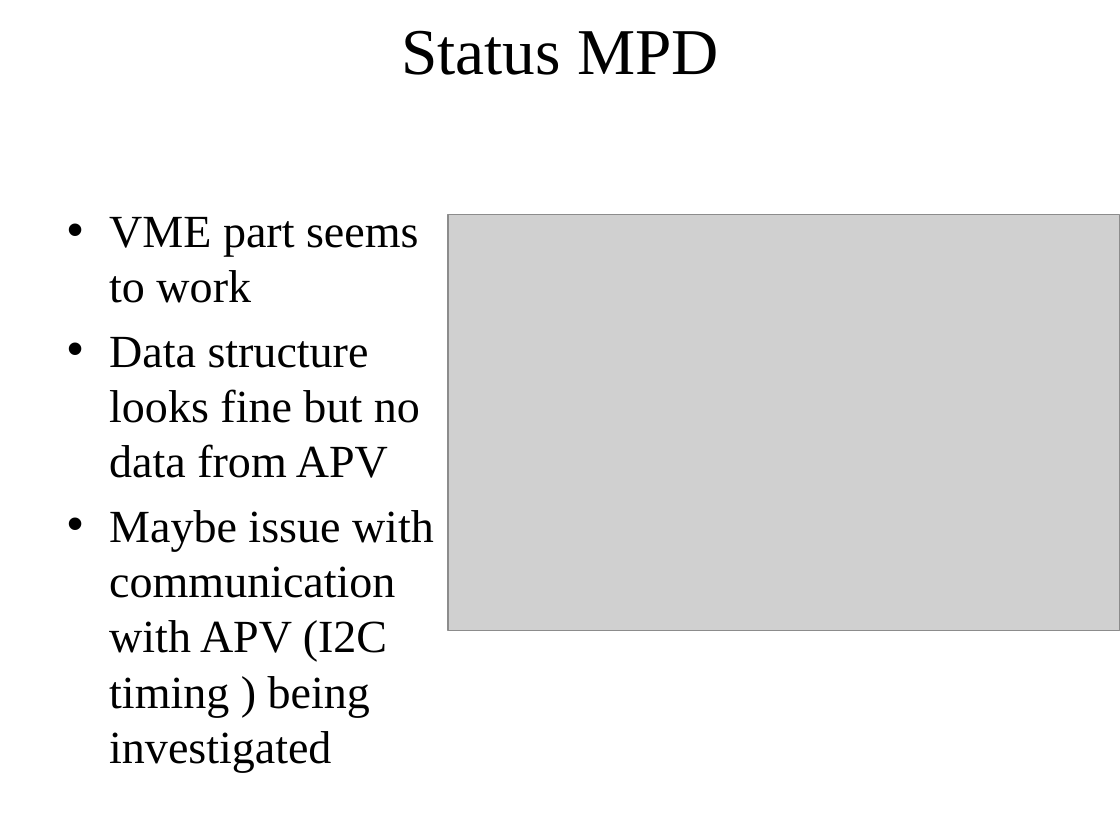
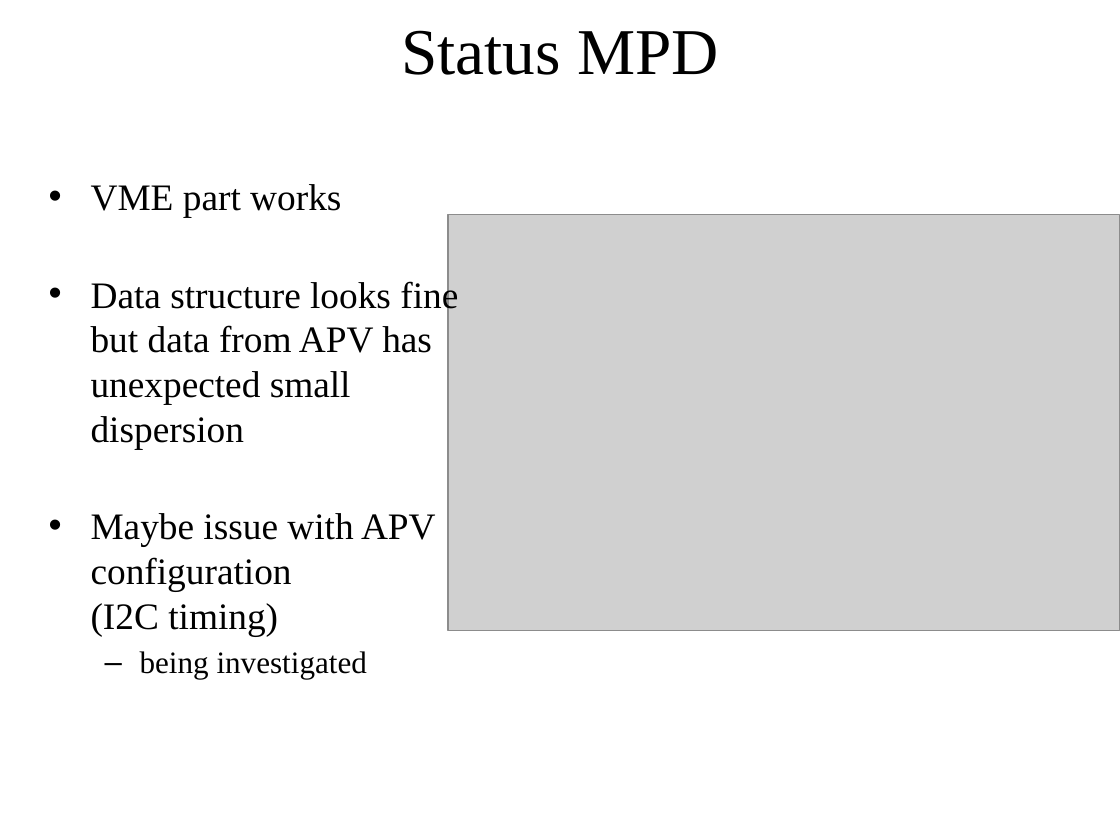
Before and after one commit to bmoffit/sbsdaq, a slide deck: slide 16 of 2015_DOE_Review/SuperBigBite DAQ update-Oct-20-2015.pptx. Drawn at 1120x840 pixels with LibreOffice and Linux fonts; fonts in the diff are those of the drawing; grey boxes stand for pictures; background and template pictures are left out. Boxes give left, top, right and bottom in pixels: in the first picture for what was removed or moved away, otherwise in the second. Text is boxed around its words. In the diff, an @@ line names an element or a change of style, - is before the commit and + after.

```diff
--- a/2015_DOE_Review/SuperBigBite DAQ update-Oct-20-2015.pptx
+++ b/2015_DOE_Review/SuperBigBite DAQ update-Oct-20-2015.pptx
@@ text at (91, 184, 458, 679): text changed; size 29.6 to 24 pt @@
-• VME part seems to work
-• Data structure looks fine but no data from APV
-• Maybe issue with communication with APV (I2C timing ) being investigated
+• VME part works
+• Data structure looks fine but data from APV has unexpected small dispersion
+• Maybe issue with APV configuration
+  (I2C timing)
+  – being investigated
```
Also in this commit, not shown: 18 other slides changed, 1 slide added, 1 slide removed, 1 other file.
